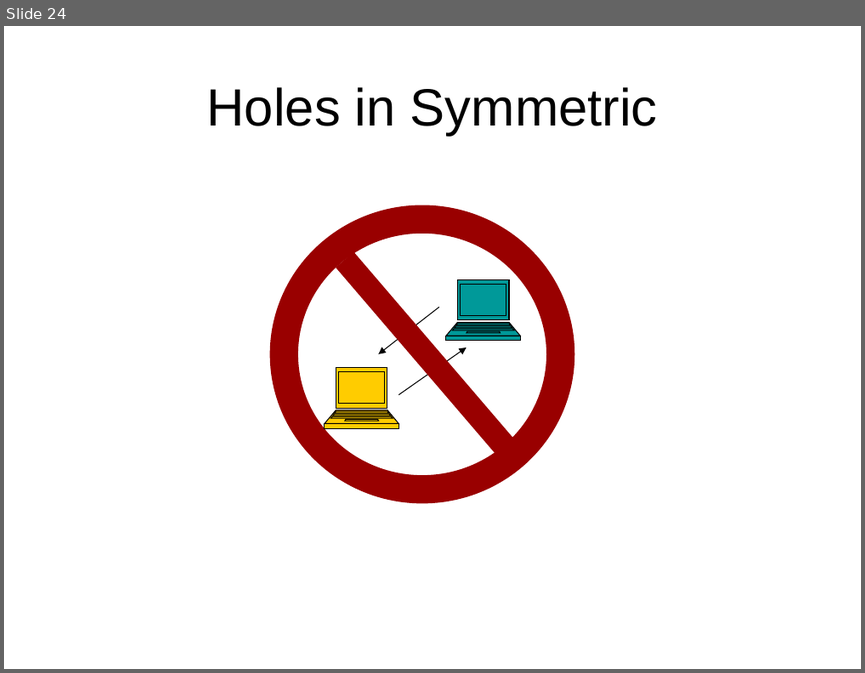
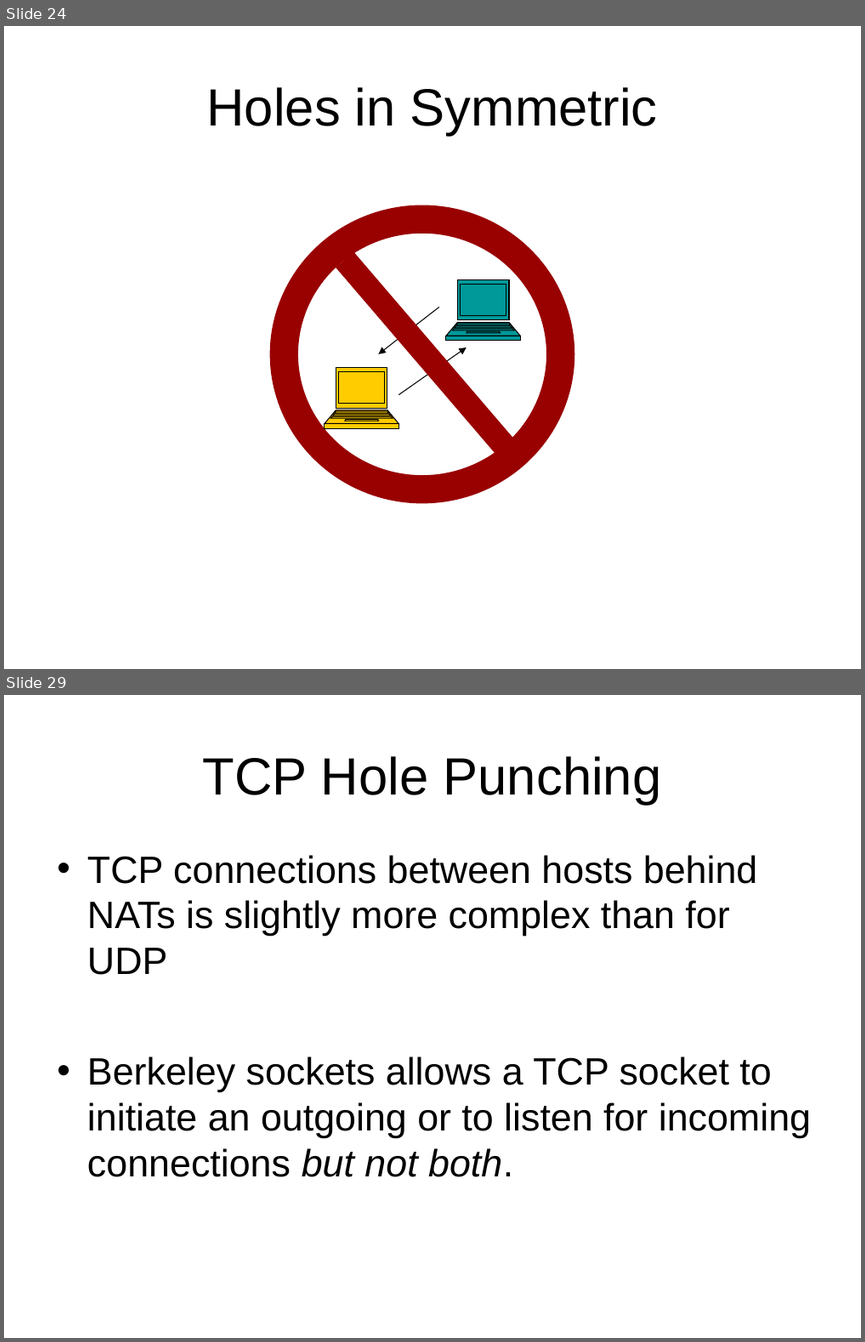
Before and after one commit to BackupTheBerlios/p2p-mentor, a slide deck: slide/nat-p2p.ppt. Shown one above the other, each under a label of ours: slide 24 before the commit, slides 24 and 29 after it; the slides between them are not shown. The pictures are 865x673 and 865x1342 pixels, drawn with LibreOffice and Linux fonts; fonts in the diff are those of the drawing. Boxes give left, top, right and bottom in pixels: in the first picture for what was removed or moved away, otherwise in the second. Text is boxed around its words. In the diff, an @@ line names an element or a change of style, - is before the commit and + after.

Commit message:
added some slides on TURN, STUN and TCP hole punching

```diff
--- a/slide/nat-p2p.ppt
+++ b/slide/nat-p2p.ppt
@@ slide 29 added at (4,695,861,1338), background #FFFFFF @@
@@ title added at (203,756,662,805), 44 pt, text #000000 @@
+TCP Hole Punching
@@ text added at (87,855,811,1177), 32 pt, text #000000 @@
+• TCP connections between hosts behind NATs is slightly more complex than for UDP
+• Berkeley sockets allows a TCP socket to initiate an outgoing or to listen for incoming connections but not both.
```
Also in this commit, not shown: 1 slide changed, 5 other slides added, 3 slides removed.
